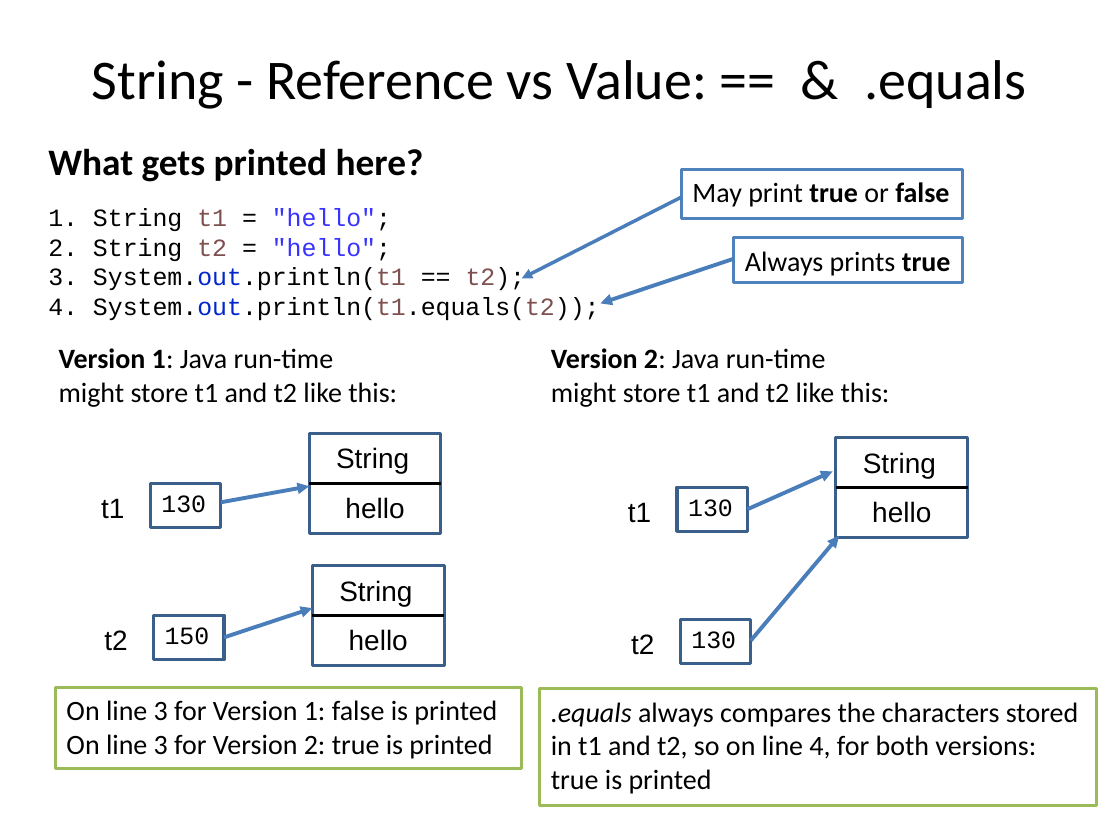
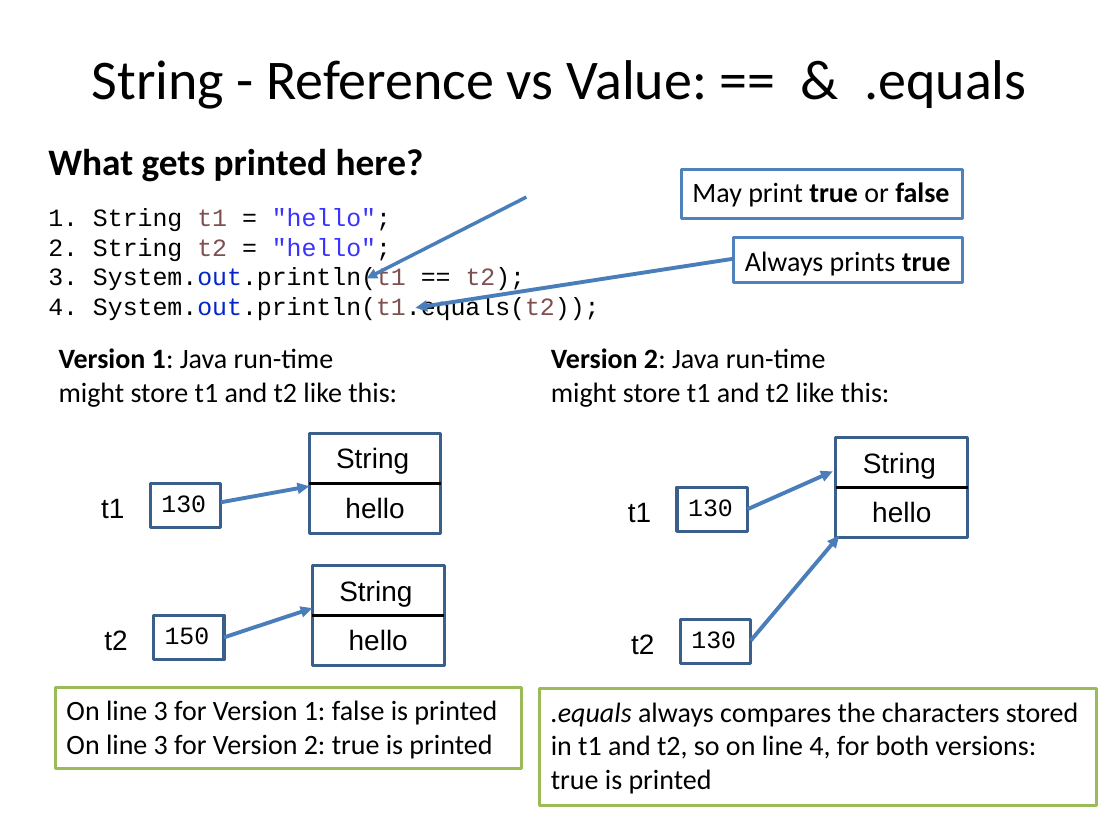
Before and after one commit to RHIT-CSSE/csse220, a slide deck: slide 5 of ClassMaterials/SimpleObjects/Slides/Part2-ObjectRefs.pptx. Drawn at 1120x840 pixels with LibreOffice and Linux fonts; fonts in the diff are those of the drawing. Boxes give left, top, right and bottom in pixels: in the first picture for what was removed or moved away, otherwise in the second. Text is boxed around its words. In the diff, an @@ line names an element or a change of style, - is before the commit and + after.

```diff
--- a/ClassMaterials/SimpleObjects/Slides/Part2-ObjectRefs.pptx
+++ b/ClassMaterials/SimpleObjects/Slides/Part2-ObjectRefs.pptx
@@ freeform shape: place and size @@
-freeform shape at [522, 197, 682, 279]
+freeform shape at [366, 197, 526, 279]
@@ freeform shape: place and size @@
-freeform shape at [600, 259, 734, 304]
+freeform shape at [416, 259, 734, 308]
```
Also in this commit, not shown: 2 other slides changed, 1 other file.
